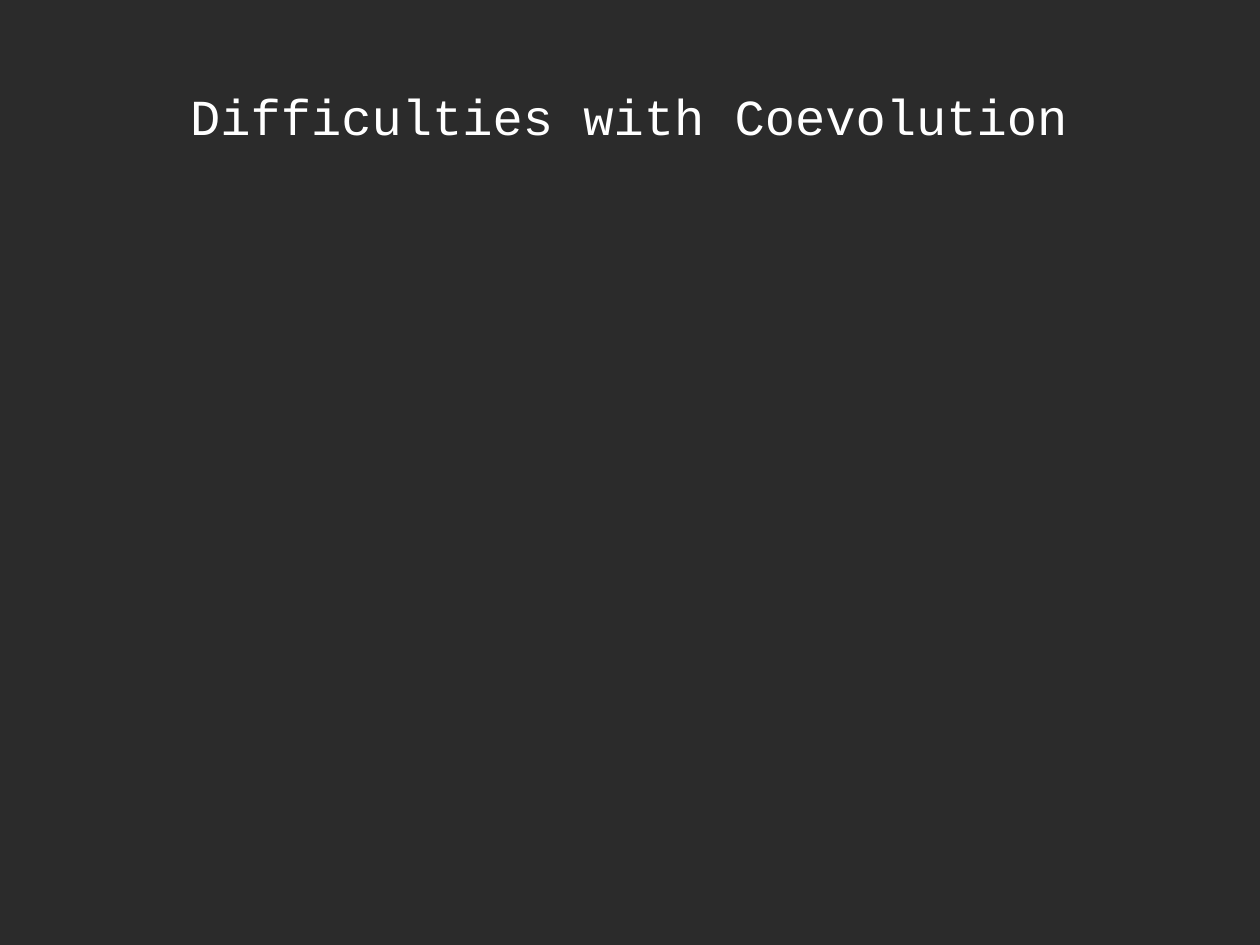
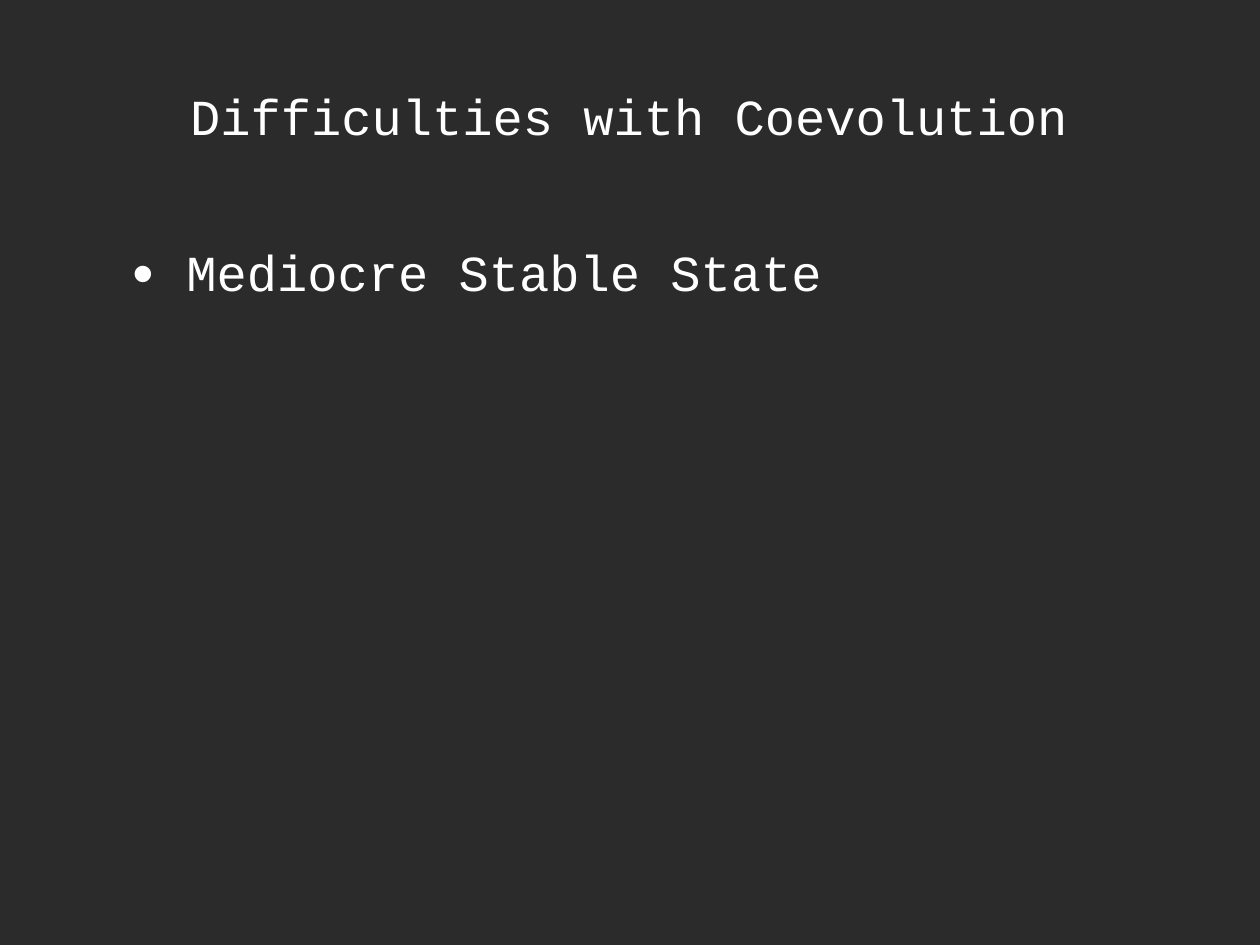
Before and after one commit to jlowenz/ec-robocode, a slide deck: slide 4 of ec-robocode/presentation/ec_presentation_ron.ppt. Drawn at 1260x945 pixels with LibreOffice and Linux fonts; fonts in the diff are those of the drawing; background and template pictures are left out; a plain dark background stands for a picture behind light text. Boxes give left, top, right and bottom in pixels: in the first picture for what was removed or moved away, otherwise in the second. Text is boxed around its words. In the diff, an @@ line names an element or a change of style, - is before the commit and + after.

```diff
--- a/ec-robocode/presentation/ec_presentation_ron.ppt
+++ b/ec-robocode/presentation/ec_presentation_ron.ppt
@@ text added at (186, 255, 821, 292), 32 pt, text #FFFFFF @@
+• Mediocre Stable State
```
Also in this commit, not shown: 3 other slides changed, 4 slides added, 2 slides removed.
